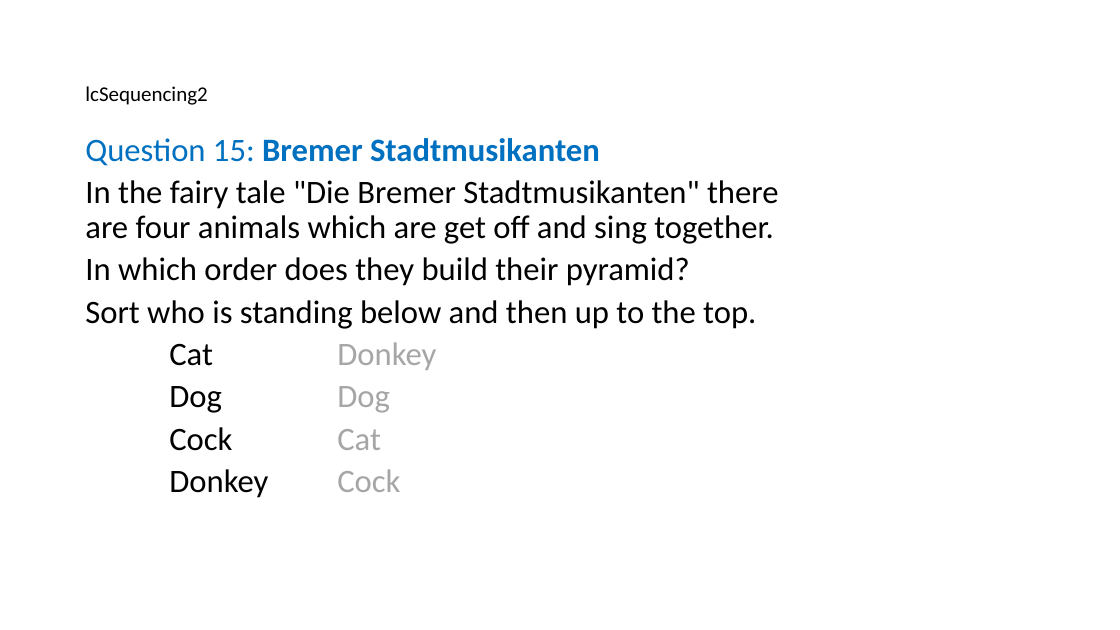
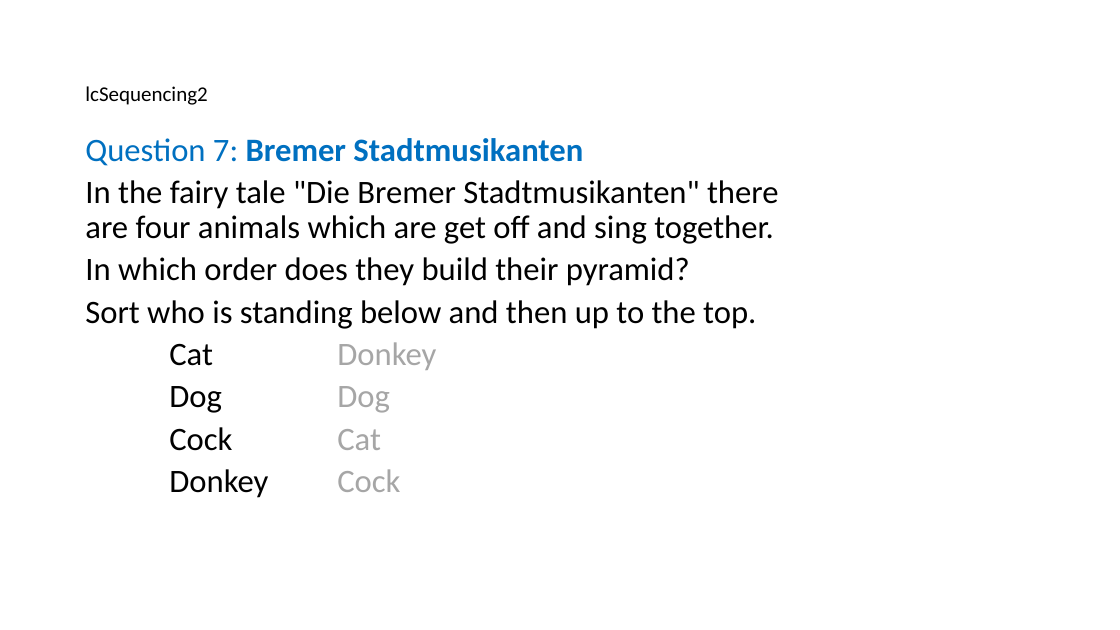
Before and after one commit to birgitstrackenbrock/dita13.lc.extra-interactions, a slide deck: slide 9 of documentation/Interaction_examples_visual.pptx (slide 19 before the commit). Drawn at 1120x630 pixels with LibreOffice and Linux fonts; fonts in the diff are those of the drawing. Boxes give left, top, right and bottom in pixels: in the first picture for what was removed or moved away, otherwise in the second. Text is boxed around its words. In the diff, an @@ line names an element or a change of style, - is before the commit and + after.

```diff
--- a/documentation/Interaction_examples_visual.pptx
+++ b/documentation/Interaction_examples_visual.pptx
@@ text at [85, 138, 583, 166]: text changed @@
-Question 15: Bremer Stadtmusikanten
+Question 7: Bremer Stadtmusikanten
```
Also in this commit, not shown: 18 other slides changed, 1 slide added.
